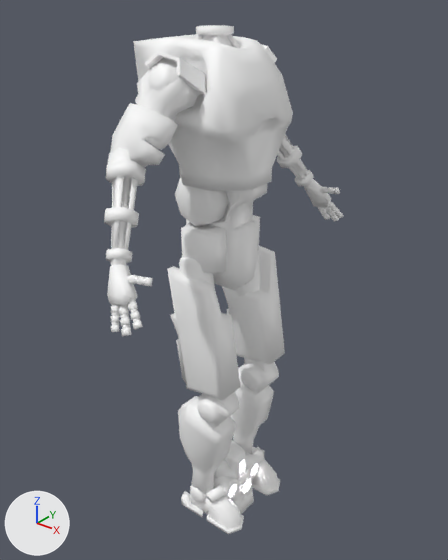
A saved change to the glTF model Robot/BlendFile/HeadSteampunk.glb.
The view is the same before and after, from a camera (50 mm lens) standing at (125.0, -154.9, 193.8) and looking at (-2.2, 4.1, 95.2). The lights are fixed; the arrows at lower left show +X, +Y and +Z.

The first picture shows 'Cube.001', 'Head_01', 'Head_03', 'Head_04'.
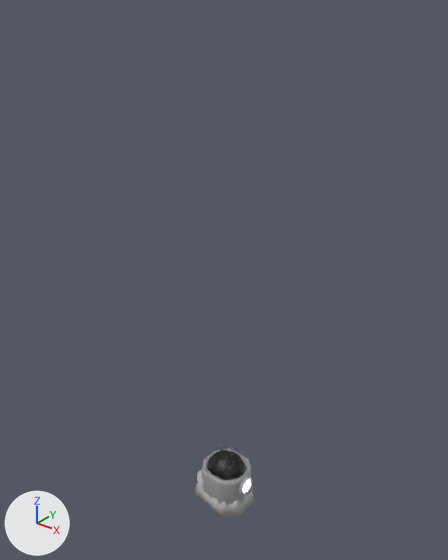
Scene script edits in JSON lines:
```json
{"op": "add", "block": "img_robot_colormap", "code": ["img_robot_colormap = load_image('Robot_ColorMap', '_unpacked/Robot_ColorMap', 1024, 1024, 'sRGB')"]}
{"op": "remove", "block": "mat_body_m", "code": "mat_body_m.base_color = (1.0, 1.0, 1.0)  # white #ffffff"}
{"op": "add", "block": "mat_body_m", "code": "mat_body_m.texture = img_robot_colormap"}
{"op": "remove", "block": "ob_head_03", "code": ["ob_head_03 = bpy.data.objects.new('Head_03', me_cylinder_003)", "ob_head_03.location = (0.0, 0.0, 0.0)"]}
{"op": "remove", "block": "ob_head_04", "code": ["ob_head_04 = bpy.data.objects.new('Head_04', me_cube_031)", "ob_head_04.location = (0.0, 0.0, 0.0)"]}
{"op": "remove", "block": "ob_cube_001", "code": ["ob_cube_001 = bpy.data.objects.new('Cube.001', me_cube_018)", "ob_cube_001.location = (0.0, 0.0, 0.0)"]}
```

What differs and where, as boxes [x1, y1, x2, y2] in the pictures (448 x 560 px):
```json
{"object": "Cube.001", "change": "deleted", "before": [104, 25, 344, 534]}
{"object": "Head_01", "change": "surface changed", "before": [194, 444, 254, 518], "after": [194, 444, 254, 518]}
{"object": "Head_03", "change": "deleted", "before": [213, 440, 261, 499], "faces in mat_body_m (white #ffffff)": [213, 440, 261, 499]}
{"object": "Head_04", "change": "deleted", "before": [224, 443, 246, 473], "faces in mat_body_m (white #ffffff)": [224, 443, 246, 473]}
```
